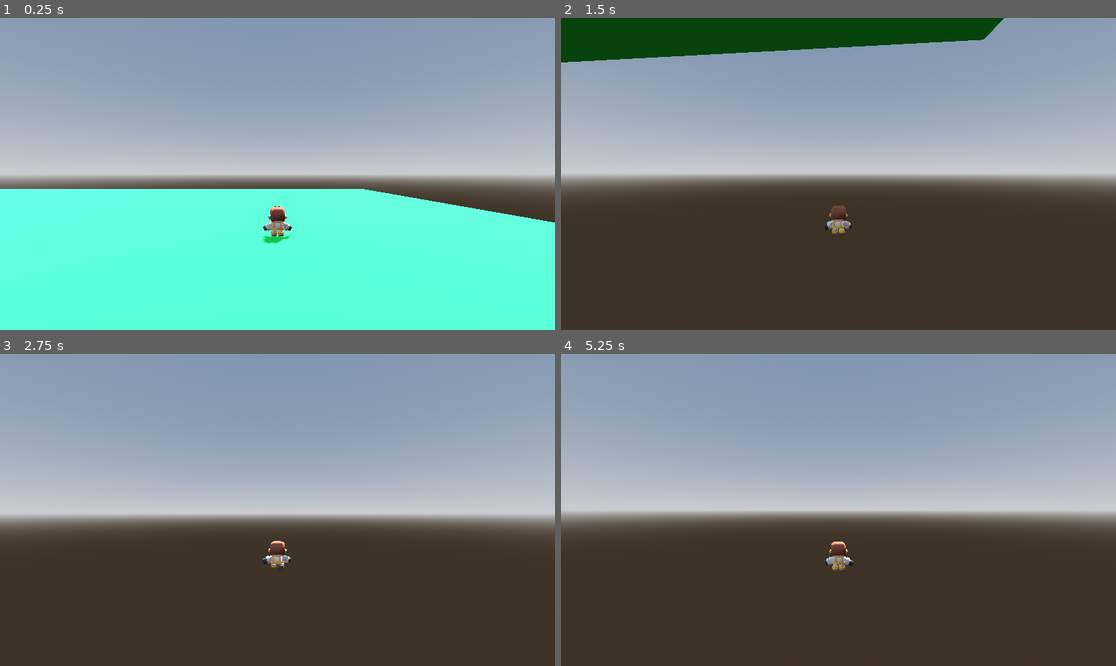
Above: before the commit, frames 1-4 (two rows, left to right).
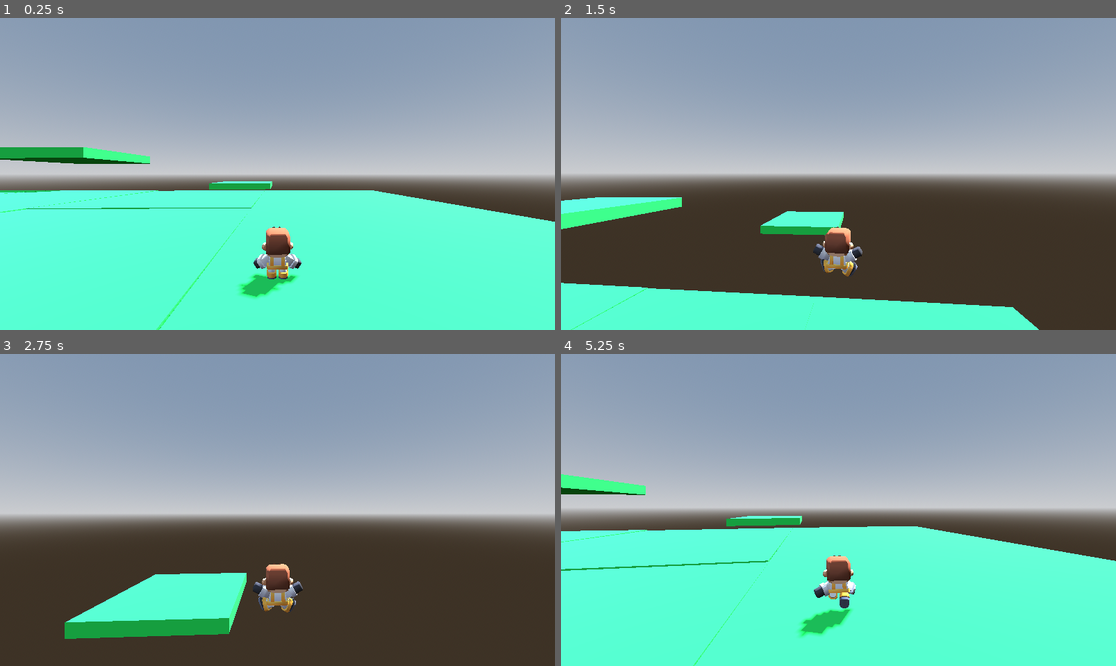
Above: after the commit, the same moments.

Repository: t3snake/risk-it-for-the-biscuit
Game: Godot game, scene res://Scenes/world.tscn
The game is run twice, just before and just after one commit, with the same random seed, the same clock (stepped at 60 frames per second) and the same inputs.
Inputs (mouse positions are in pixels of both pictures, inside the frame that each line leads up to):
- Up to frame 1 (0.25 s): no input
- Up to frame 2 (1.5 s): move the mouse to (866, 174) at 0.52 s; press the mouse at (866, 174) at 0.53 s; hold W (forward) from 0.53 s (still down); tap Space (jump) at 0.77, 1.07 s; tap Shift (run, bound only after the commit) at 0.8, 1.35 s; move the mouse to (810, 174) at 1.27 s; release the mouse at (810, 174) at 1.28 s
- Up to frame 3 (2.75 s): keep holding W (forward); tap Space (jump) at 1.52, 1.55, 1.82 s; move the mouse to (288, 503) at 2.02 s; hold Space (jump) from 2.03 s (still down); click (288, 503) at 2.3 s
- Up to frame 4 (5.25 s): keep holding W (forward); move the mouse to (832, 516) at 2.77 s; release Space (jump) at 2.78 s; click (832, 516) at 2.85 s; tap Space (jump) at 3.02, 3.32, 3.77, 3.8, 4.07, 4.52, 4.82 s; tap Shift (run, bound only after the commit) at 3.05 s; move the mouse to (877, 513) at 3.52 s; hold Shift (run, bound only after the commit) 3.53-4.28 s; move the mouse to (794, 506) at 4.27 s; click (794, 506) at 4.35 s; move the mouse to (844, 510) at 5.02 s; hold Shift (run, bound only after the commit) from 5.03 s (still down)

The runs differ from the first frame. In frame 1, 3.7% of the frame differs, in the area x 0-100%, y 41-100%; in frame 2, 21%; in frame 3, 5.9%; in frame 4, 45%, in the area x 0-100%, y 38-100%.

Commit message:
Tune character controller and add TODOs

Diff:
--- a/Scenes/main_character.tscn
+++ b/Scenes/main_character.tscn
@@ -10,11 +10,18 @@
 [node name="MainCharacter" type="CharacterBody3D"]
 collision_layer = 2
 script = ExtResource("1_11o2n")
+killzone_y = -20.0
 
 [node name="CharacterModel" parent="." instance=ExtResource("2_auhcp")]
 
 [node name="Skeleton3D" parent="CharacterModel/character-male-e" index="0"]
 transform = Transform3D(-1, 0, -8.74228e-08, 0, 1, 0, 8.74228e-08, 0, -1, 0, 0, 0)
+bones/1/position = Vector3(0.0791, 0.221, -0.0867)
+bones/1/rotation = Quaternion(0.608761, 0, 0, 0.793353)
+bones/2/position = Vector3(-0.0761, 0.22, -0.009)
+bones/2/rotation = Quaternion(-0.382683, 0, 0, 0.92388)
+bones/4/rotation = Quaternion(0, 0, 0.130526, 0.991445)
+bones/5/rotation = Quaternion(0, 0, -0.130526, 0.991445)
 
 [node name="CollisionShape3D" type="CollisionShape3D" parent="."]
 transform = Transform3D(1, 0, 0, 0, 1, 0, 0, 0, 1, 0, 0.381681, 0)
@@ -22,9 +29,11 @@
 
 [node name="SpringArm3D" type="SpringArm3D" parent="."]
 transform = Transform3D(1, 0, 0, 0, 1, 0, 0, 0, 1, 0, 1.5, 0)
-spring_length = 5.0
+spring_length = 3.0
 margin = 0.1
 
 [node name="Camera3D" type="Camera3D" parent="SpringArm3D"]
 
+[connection signal="animation_finished" from="CharacterModel/AnimationPlayer" to="." method="_on_animation_player_animation_finished"]
+
 [editable path="CharacterModel"]
--- a/Scenes/world.tscn
+++ b/Scenes/world.tscn
@@ -19,10 +19,13 @@
 [sub_resource type="StandardMaterial3D" id="StandardMaterial3D_8j60k"]
 albedo_color = Color(0.164706, 1, 0.388235, 1)
 
+[sub_resource type="ConvexPolygonShape3D" id="ConvexPolygonShape3D_a02cp"]
+points = PackedVector3Array(-0.5, -0.5, -0.5, 0.5, 0.5, 0.5, 0.5, -0.5, 0.5, 0.5, 0.5, -0.5, -0.5, 0.5, 0.5, 0.5, -0.5, -0.5, -0.5, -0.5, 0.5, -0.5, 0.5, -0.5)
+
 [node name="World" type="Node3D"]
 
 [node name="DirectionalLight" type="DirectionalLight3D" parent="."]
-transform = Transform3D(-0.866025, -0.433013, 0.25, 0, 0.5, 0.866025, -0.5, 0.75, -0.433013, 11.4954, 17.1299, -9.446)
+transform = Transform3D(-0.836516, -0.288849, 0.465625, 0.224144, 0.595035, 0.771812, -0.5, 0.75, -0.433013, 11.4954, 17.1299, -9.446)
 shadow_enabled = true
 
 [node name="WorldEnvironment" type="WorldEnvironment" parent="."]
@@ -34,10 +37,15 @@
 [node name="WorldAssets" type="Node" parent="."]
 
 [node name="Block" type="MeshInstance3D" parent="WorldAssets"]
-transform = Transform3D(10, 0, 0, 0, 1, 0, 0, 0, 10, -15, 0, -15)
-mesh = SubResource("BoxMesh_5a7ea")
-skeleton = NodePath("../..")
-surface_material_override/0 = SubResource("StandardMaterial3D_8j60k")
+transform = Transform3D(9.99986, -0.00495538, -0.0209859, 0.0496385, 0.999979, 0.0404777, 0.0207847, -0.00405813, 9.9999, -15, 0, -15)
+mesh = SubResource("BoxMesh_5a7ea")
+skeleton = NodePath("../..")
+surface_material_override/0 = SubResource("StandardMaterial3D_8j60k")
+
+[node name="StaticBody3D" type="StaticBody3D" parent="WorldAssets/Block"]
+
+[node name="CollisionShape3D" type="CollisionShape3D" parent="WorldAssets/Block/StaticBody3D"]
+shape = SubResource("ConvexPolygonShape3D_a02cp")
 
 [node name="Block2" type="MeshInstance3D" parent="WorldAssets"]
 transform = Transform3D(10, 0, 0, 0, 1, 0, 0, 0, 10, -5, 0, -15)
@@ -45,35 +53,87 @@
 skeleton = NodePath("../..")
 surface_material_override/0 = SubResource("StandardMaterial3D_8j60k")
 
+[node name="StaticBody3D" type="StaticBody3D" parent="WorldAssets/Block2"]
+
+[node name="CollisionShape3D" type="CollisionShape3D" parent="WorldAssets/Block2/StaticBody3D"]
+shape = SubResource("ConvexPolygonShape3D_a02cp")
+
 [node name="Block3" type="MeshInstance3D" parent="WorldAssets"]
-transform = Transform3D(10, 0, 0, 0, 1, 0, 0, 0, 10, 5, 0, -15)
-mesh = SubResource("BoxMesh_5a7ea")
-skeleton = NodePath("../..")
-surface_material_override/0 = SubResource("StandardMaterial3D_8j60k")
+transform = Transform3D(9.99986, -0.00495538, -0.0209859, 0.0496385, 0.999979, 0.0404777, 0.0207847, -0.00405813, 9.9999, -15, 0, -5)
+mesh = SubResource("BoxMesh_5a7ea")
+skeleton = NodePath("../..")
+surface_material_override/0 = SubResource("StandardMaterial3D_8j60k")
+
+[node name="StaticBody3D" type="StaticBody3D" parent="WorldAssets/Block3"]
+
+[node name="CollisionShape3D" type="CollisionShape3D" parent="WorldAssets/Block3/StaticBody3D"]
+shape = SubResource("ConvexPolygonShape3D_a02cp")
 
 [node name="Block4" type="MeshInstance3D" parent="WorldAssets"]
+transform = Transform3D(10, 0, 0, 0, 1, 0, 0, 0, 10, -5, 0, -5)
+mesh = SubResource("BoxMesh_5a7ea")
+skeleton = NodePath("../..")
+surface_material_override/0 = SubResource("StandardMaterial3D_8j60k")
+
+[node name="StaticBody3D" type="StaticBody3D" parent="WorldAssets/Block4"]
+
+[node name="CollisionShape3D" type="CollisionShape3D" parent="WorldAssets/Block4/StaticBody3D"]
+shape = SubResource("ConvexPolygonShape3D_a02cp")
+
+[node name="Block5" type="MeshInstance3D" parent="WorldAssets"]
+transform = Transform3D(9.99986, -0.00495538, -0.0209859, 0.0496385, 0.999979, 0.0404777, 0.0207847, -0.00405813, 9.9999, 5, 0, -15)
+mesh = SubResource("BoxMesh_5a7ea")
+skeleton = NodePath("../..")
+surface_material_override/0 = SubResource("StandardMaterial3D_8j60k")
+
+[node name="StaticBody3D" type="StaticBody3D" parent="WorldAssets/Block5"]
+
+[node name="CollisionShape3D" type="CollisionShape3D" parent="WorldAssets/Block5/StaticBody3D"]
+shape = SubResource("ConvexPolygonShape3D_a02cp")
+
+[node name="Block17" type="MeshInstance3D" parent="WorldAssets"]
+transform = Transform3D(9.99986, -0.00495538, -0.0209859, 0.0496385, 0.999979, 0.0404777, 0.0207847, -0.00405813, 9.9999, 5, 0, -39)
+mesh = SubResource("BoxMesh_5a7ea")
+skeleton = NodePath("../..")
+surface_material_override/0 = SubResource("StandardMaterial3D_8j60k")
+
+[node name="StaticBody3D" type="StaticBody3D" parent="WorldAssets/Block17"]
+
+[node name="CollisionShape3D" type="CollisionShape3D" parent="WorldAssets/Block17/StaticBody3D"]
+shape = SubResource("ConvexPolygonShape3D_a02cp")
+
+[node name="Block18" type="MeshInstance3D" parent="WorldAssets"]
+transform = Transform3D(9.99986, -0.00495538, -0.0209859, 0.0496385, 0.999979, 0.0404777, 0.0207847, -0.00405813, 9.9999, -12, 4, -25)
+mesh = SubResource("BoxMesh_5a7ea")
+skeleton = NodePath("../..")
+surface_material_override/0 = SubResource("StandardMaterial3D_8j60k")
+
+[node name="StaticBody3D" type="StaticBody3D" parent="WorldAssets/Block18"]
+
+[node name="CollisionShape3D" type="CollisionShape3D" parent="WorldAssets/Block18/StaticBody3D"]
+shape = SubResource("ConvexPolygonShape3D_a02cp")
+
+[node name="Block6" type="MeshInstance3D" parent="WorldAssets"]
 transform = Transform3D(10, 0, 0, 0, 1, 0, 0, 0, 10, 15, 0, -15)
 mesh = SubResource("BoxMesh_5a7ea")
 skeleton = NodePath("../..")
 surface_material_override/0 = SubResource("StandardMaterial3D_8j60k")
 
-[node name="Block5" type="MeshInstance3D" parent="WorldAssets"]
-transform = Transform3D(10, 0, 0, 0, 1, 0, 0, 0, 10, -15, 0, -5)
-mesh = SubResource("BoxMesh_5a7ea")
-skeleton = NodePath("../..")
-surface_material_override/0 = SubResource("StandardMaterial3D_8j60k")
-
-[node name="Block6" type="MeshInstance3D" parent="WorldAssets"]
-transform = Transform3D(10, 0, 0, 0, 1, 0, 0, 0, 10, -5, 0, -5)
-mesh = SubResource("BoxMesh_5a7ea")
-skeleton = NodePath("../..")
-surface_material_override/0 = SubResource("StandardMaterial3D_8j60k")
+[node name="StaticBody3D" type="StaticBody3D" parent="WorldAssets/Block6"]
+
+[node name="CollisionShape3D" type="CollisionShape3D" parent="WorldAssets/Block6/StaticBody3D"]
+shape = SubResource("ConvexPolygonShape3D_a02cp")
 
 [node name="Block7" type="MeshInstance3D" parent="WorldAssets"]
-transform = Transform3D(10, 0, 0, 0, 1, 0, 0, 0, 10, 5, 0, -5)
-mesh = SubResource("BoxMesh_5a7ea")
-skeleton = NodePath("../..")
-surface_material_override/0 = SubResource("StandardMaterial3D_8j60k")
+transform = Transform3D(9.99986, -0.00495538, -0.0209859, 0.0496385, 0.999979, 0.0404777, 0.0207847, -0.00405813, 9.9999, 5, 0, -5)
+mesh = SubResource("BoxMesh_5a7ea")
+skeleton = NodePath("../..")
+surface_material_override/0 = SubResource("StandardMaterial3D_8j60k")
+
+[node name="StaticBody3D" type="StaticBody3D" parent="WorldAssets/Block7"]
+
+[node name="CollisionShape3D" type="CollisionShape3D" parent="WorldAssets/Block7/StaticBody3D"]
+shape = SubResource("ConvexPolygonShape3D_a02cp")
 
 [node name="Block8" type="MeshInstance3D" parent="WorldAssets"]
 transform = Transform3D(10, 0, 0, 0, 1, 0, 0, 0, 10, 15, 0, -5)
@@ -81,50 +141,95 @@
 skeleton = NodePath("../..")
 surface_material_override/0 = SubResource("StandardMaterial3D_8j60k")
 
+[node name="StaticBody3D" type="StaticBody3D" parent="WorldAssets/Block8"]
+
+[node name="CollisionShape3D" type="CollisionShape3D" parent="WorldAssets/Block8/StaticBody3D"]
+shape = SubResource("ConvexPolygonShape3D_a02cp")
+
 [node name="Block9" type="MeshInstance3D" parent="WorldAssets"]
-transform = Transform3D(10, 0, 0, 0, 1, 0, 0, 0, 10, -15, 0, 5)
-mesh = SubResource("BoxMesh_5a7ea")
-skeleton = NodePath("../..")
-surface_material_override/0 = SubResource("StandardMaterial3D_8j60k")
+transform = Transform3D(9.99986, -0.00495538, -0.0209859, 0.0496385, 0.999979, 0.0404777, 0.0207847, -0.00405813, 9.9999, 5, 0, 5)
+mesh = SubResource("BoxMesh_5a7ea")
+skeleton = NodePath("../..")
+surface_material_override/0 = SubResource("StandardMaterial3D_8j60k")
+
+[node name="StaticBody3D" type="StaticBody3D" parent="WorldAssets/Block9"]
+
+[node name="CollisionShape3D" type="CollisionShape3D" parent="WorldAssets/Block9/StaticBody3D"]
+shape = SubResource("ConvexPolygonShape3D_a02cp")
 
 [node name="Block10" type="MeshInstance3D" parent="WorldAssets"]
+transform = Transform3D(10, 0, 0, 0, 1, 0, 0, 0, 10, 15, 0, 5)
+mesh = SubResource("BoxMesh_5a7ea")
+skeleton = NodePath("../..")
+surface_material_override/0 = SubResource("StandardMaterial3D_8j60k")
+
+[node name="StaticBody3D" type="StaticBody3D" parent="WorldAssets/Block10"]
+
+[node name="CollisionShape3D" type="CollisionShape3D" parent="WorldAssets/Block10/StaticBody3D"]
+shape = SubResource("ConvexPolygonShape3D_a02cp")
+
+[node name="Block11" type="MeshInstance3D" parent="WorldAssets"]
+transform = Transform3D(9.99986, -0.00495538, -0.0209859, 0.0496385, 0.999979, 0.0404777, 0.0207847, -0.00405813, 9.9999, 5, 0, 15)
+mesh = SubResource("BoxMesh_5a7ea")
+skeleton = NodePath("../..")
+surface_material_override/0 = SubResource("StandardMaterial3D_8j60k")
+
+[node name="StaticBody3D" type="StaticBody3D" parent="WorldAssets/Block11"]
+
+[node name="CollisionShape3D" type="CollisionShape3D" parent="WorldAssets/Block11/StaticBody3D"]
+shape = SubResource("ConvexPolygonShape3D_a02cp")
+
+[node name="Block12" type="MeshInstance3D" parent="WorldAssets"]
+transform = Transform3D(10, 0, 0, 0, 1, 0, 0, 0, 10, 15, 0, 15)
+mesh = SubResource("BoxMesh_5a7ea")
+skeleton = NodePath("../..")
+surface_material_override/0 = SubResource("StandardMaterial3D_8j60k")
+
+[node name="StaticBody3D" type="StaticBody3D" parent="WorldAssets/Block12"]
+
+[node name="CollisionShape3D" type="CollisionShape3D" parent="WorldAssets/Block12/StaticBody3D"]
+shape = SubResource("ConvexPolygonShape3D_a02cp")
+
+[node name="Block13" type="MeshInstance3D" parent="WorldAssets"]
+transform = Transform3D(9.99986, -0.00495538, -0.0209859, 0.0496385, 0.999979, 0.0404777, 0.0207847, -0.00405813, 9.9999, -15, 0, 5)
+mesh = SubResource("BoxMesh_5a7ea")
+skeleton = NodePath("../..")
+surface_material_override/0 = SubResource("StandardMaterial3D_8j60k")
+
+[node name="StaticBody3D" type="StaticBody3D" parent="WorldAssets/Block13"]
+
+[node name="CollisionShape3D" type="CollisionShape3D" parent="WorldAssets/Block13/StaticBody3D"]
+shape = SubResource("ConvexPolygonShape3D_a02cp")
+
+[node name="Block14" type="MeshInstance3D" parent="WorldAssets"]
 transform = Transform3D(10, 0, 0, 0, 1, 0, 0, 0, 10, -5, 0, 5)
 mesh = SubResource("BoxMesh_5a7ea")
 skeleton = NodePath("../..")
 surface_material_override/0 = SubResource("StandardMaterial3D_8j60k")
 
-[node name="Block11" type="MeshInstance3D" parent="WorldAssets"]
-transform = Transform3D(10, 0, 0, 0, 1, 0, 0, 0, 10, 5, 0, 5)
-mesh = SubResource("BoxMesh_5a7ea")
-skeleton = NodePath("../..")
-surface_material_override/0 = SubResource("StandardMaterial3D_8j60k")
-
-[node name="Block12" type="MeshInstance3D" parent="WorldAssets"]
-transform = Transform3D(10, 0, 0, 0, 1, 0, 0, 0, 10, 15, 0, 5)
-mesh = SubResource("BoxMesh_5a7ea")
-skeleton = NodePath("../..")
-surface_material_override/0 = SubResource("StandardMaterial3D_8j60k")
-
-[node name="Block13" type="MeshInstance3D" parent="WorldAssets"]
-transform = Transform3D(10, 0, 0, 0, 1, 0, 0, 0, 10, -15, 0, 15)
-mesh = SubResource("BoxMesh_5a7ea")
-skeleton = NodePath("../..")
-surface_material_override/0 = SubResource("StandardMaterial3D_8j60k")
-
-[node name="Block14" type="MeshInstance3D" parent="WorldAssets"]
+[node name="StaticBody3D" type="StaticBody3D" parent="WorldAssets/Block14"]
+
+[node name="CollisionShape3D" type="CollisionShape3D" parent="WorldAssets/Block14/StaticBody3D"]
+shape = SubResource("ConvexPolygonShape3D_a02cp")
+
+[node name="Block15" type="MeshInstance3D" parent="WorldAssets"]
+transform = Transform3D(9.99986, -0.00495538, -0.0209859, 0.0496385, 0.999979, 0.0404777, 0.0207847, -0.00405813, 9.9999, -15, 0, 15)
+mesh = SubResource("BoxMesh_5a7ea")
+skeleton = NodePath("../..")
+surface_material_override/0 = SubResource("StandardMaterial3D_8j60k")
+
+[node name="StaticBody3D" type="StaticBody3D" parent="WorldAssets/Block15"]
+
+[node name="CollisionShape3D" type="CollisionShape3D" parent="WorldAssets/Block15/StaticBody3D"]
+shape = SubResource("ConvexPolygonShape3D_a02cp")
+
+[node name="Block16" type="MeshInstance3D" parent="WorldAssets"]
 transform = Transform3D(10, 0, 0, 0, 1, 0, 0, 0, 10, -5, 0, 15)
 mesh = SubResource("BoxMesh_5a7ea")
 skeleton = NodePath("../..")
 surface_material_override/0 = SubResource("StandardMaterial3D_8j60k")
 
-[node name="Block15" type="MeshInstance3D" parent="WorldAssets"]
-transform = Transform3D(10, 0, 0, 0, 1, 0, 0, 0, 10, 5, 0, 15)
-mesh = SubResource("BoxMesh_5a7ea")
-skeleton = NodePath("../..")
-surface_material_override/0 = SubResource("StandardMaterial3D_8j60k")
-
-[node name="Block16" type="MeshInstance3D" parent="WorldAssets"]
-transform = Transform3D(10, 0, 0, 0, 1, 0, 0, 0, 10, 15, 0, 15)
-mesh = SubResource("BoxMesh_5a7ea")
-skeleton = NodePath("../..")
-surface_material_override/0 = SubResource("StandardMaterial3D_8j60k")
+[node name="StaticBody3D" type="StaticBody3D" parent="WorldAssets/Block16"]
+
+[node name="CollisionShape3D" type="CollisionShape3D" parent="WorldAssets/Block16/StaticBody3D"]
+shape = SubResource("ConvexPolygonShape3D_a02cp")
--- a/Scripts/main_character.gd
+++ b/Scripts/main_character.gd
@@ -1,4 +1,6 @@
 extends CharacterBody3D
+
+class_name MainCharacter
 
 # references
 @onready var spring_arm = $SpringArm3D # camera arm
@@ -7,22 +9,35 @@
 
 # editor exported state
 @export var speed = 10.0
-@export var acceleration = 5.0
-@export var jump_speed = 8.0
+@export var acceleration = 10.0
+
+@export var high_jump_vert_speed = 18.0
+@export var long_jump_vert_speed = 12.0
 
 @export var mouse_sensitivity = 0.0015
-@export var rotation_speed = 12.0
+@export var rotation_speed = 15.0
+
+@export var killzone_y = -10.0
+
+enum CharacterState { IDLE, WALK, RUN, JUMP, FALL }
+enum JumpState { LONG_JUMP, NORMAL_JUMP, BACKFLIP }
 
 # state
 var input = Vector2.ZERO
-var is_jumping = false
-var is_running = false
+var character_state : CharacterState
+var jump_state : JumpState
+var is_running : bool
+var is_jumping : bool
+var is_falling : bool # to play fall animation after jump
 
-var gravity = ProjectSettings.get_setting("physics/3d/default_gravity")
+var gravity = ProjectSettings.get_setting("physics/3d/default_gravity") * 3
 
 func _ready() -> void:
 	#GlobalState.initialize_level()
 	Input.mouse_mode = Input.MOUSE_MODE_CAPTURED
+
+	jump_state = JumpState.NORMAL_JUMP
+	character_state = CharacterState.IDLE
 
 func _input(event: InputEvent) -> void:
 	if event.is_action_pressed("ui_cancel"):
@@ -31,23 +46,59 @@
 	if event.is_action_pressed("click"):
 		Input.mouse_mode = Input.MOUSE_MODE_CAPTURED
 
+	if event.is_action_pressed("jump") and !is_jumping:
+		is_jumping = true
+		if is_running:
+			# long jump
+			velocity.y = long_jump_vert_speed
+			jump_state = JumpState.LONG_JUMP
+		else:
+			# high jump
+			velocity.y = high_jump_vert_speed
+			jump_state = JumpState.NORMAL_JUMP
+
 	if event.is_action_pressed("run"):
+		character_state = CharacterState.RUN
 		is_running = true
 
 	if event.is_action_released("run"):
+		character_state = CharacterState.WALK
 		is_running = false
 
+func set_character_state():
+	if is_jumping:
+		if is_falling:
+			character_state = CharacterState.FALL
+		else:
+			character_state = CharacterState.JUMP
+
+		if is_on_floor():
+			is_jumping = false
+			is_falling = false
+
+	elif is_running:
+		character_state = CharacterState.RUN
+
+	elif input.is_zero_approx():
+		character_state = CharacterState.IDLE
+
+	else:
+		character_state = CharacterState.WALK
+
 func _physics_process(delta):
-	#if GlobalState.game_over:
-		#Input.mouse_mode = Input.MOUSE_MODE_VISIBLE
-		#game_over()
+	if global_position.y < killzone_y:
+		Input.mouse_mode = Input.MOUSE_MODE_VISIBLE
+		game_over()
+
 	velocity.y += -gravity * delta
-	get_move_input(delta)
+	if !is_jumping:
+		get_move_input(delta)
 	move_and_slide()
 
+	set_character_state()
 	handle_animation()
 
-	if velocity.length() > 1.0:
+	if !input.is_zero_approx() and !is_jumping:
 		model.rotation.y = lerp_angle(model.rotation.y, spring_arm.rotation.y, rotation_speed * delta)
 
 func get_move_input(delta):
@@ -62,12 +113,27 @@
 	velocity.y = vy
 
 func handle_animation():
-	if input.is_zero_approx():
-		anim_player.play("idle")
-	elif is_running:
-		anim_player.play("sprint")
-	else:
-		anim_player.play("walk")
+	match character_state:
+		CharacterState.WALK:
+			play_animation("walk")
+		CharacterState.RUN:
+			play_animation("sprint")
+		CharacterState.IDLE:
+			play_animation("idle")
+		CharacterState.JUMP:
+			play_animation("jump")
+		CharacterState.FALL:
+			play_animation("fall")
+
+func play_animation(anim_name: String) -> void:
+	if anim_player.is_playing() and anim_player.current_animation == anim_name:
+		return
+
+	anim_player.play(anim_name)
+
+func _on_animation_player_animation_finished(anim_name: StringName) -> void:
+	if anim_name == "jump":
+		is_falling = true
 
 func _unhandled_input(event):
 	if Input.mouse_mode == Input.MOUSE_MODE_CAPTURED:
@@ -87,6 +153,6 @@
 		#body.register_hit(Vector2(dir.x, dir.z))
 
 func game_over() -> void:
-	set_physics_process(false)
+	spring_arm.top_level = true;
 	await get_tree().create_timer(1).timeout
-	#get_tree().change_scene_to_file("res://Scenes/end_screen.tscn")
+	get_tree().change_scene_to_file("res://Scenes/world.tscn")
--- a/project.godot
+++ b/project.godot
@@ -47,6 +47,17 @@
 , Object(InputEventJoypadButton,"resource_local_to_scene":false,"resource_name":"","device":-1,"button_index":0,"pressure":0.0,"pressed":false,"script":null)
 ]
 }
+run={
+"deadzone": 0.2,
+"events": [Object(InputEventKey,"resource_local_to_scene":false,"resource_name":"","device":-1,"window_id":0,"alt_pressed":false,"shift_pressed":false,"ctrl_pressed":false,"meta_pressed":false,"pressed":false,"keycode":0,"physical_keycode":4194325,"key_label":0,"unicode":0,"location":0,"echo":false,"script":null)
+, Object(InputEventJoypadMotion,"resource_local_to_scene":false,"resource_name":"","device":-1,"axis":5,"axis_value":1.0,"script":null)
+]
+}
+click={
+"deadzone": 0.2,
+"events": [Object(InputEventMouseButton,"resource_local_to_scene":false,"resource_name":"","device":-1,"window_id":0,"alt_pressed":false,"shift_pressed":false,"ctrl_pressed":false,"meta_pressed":false,"button_mask":1,"position":Vector2(233, 18),"global_position":Vector2(247, 88),"factor":1.0,"button_index":1,"canceled":false,"pressed":true,"double_click":false,"script":null)
+]
+}
 
 [rendering]
 
Not shown: 1 places in Scenes/world.tscn that only renumber resources
Not shown, added: TODO.md
